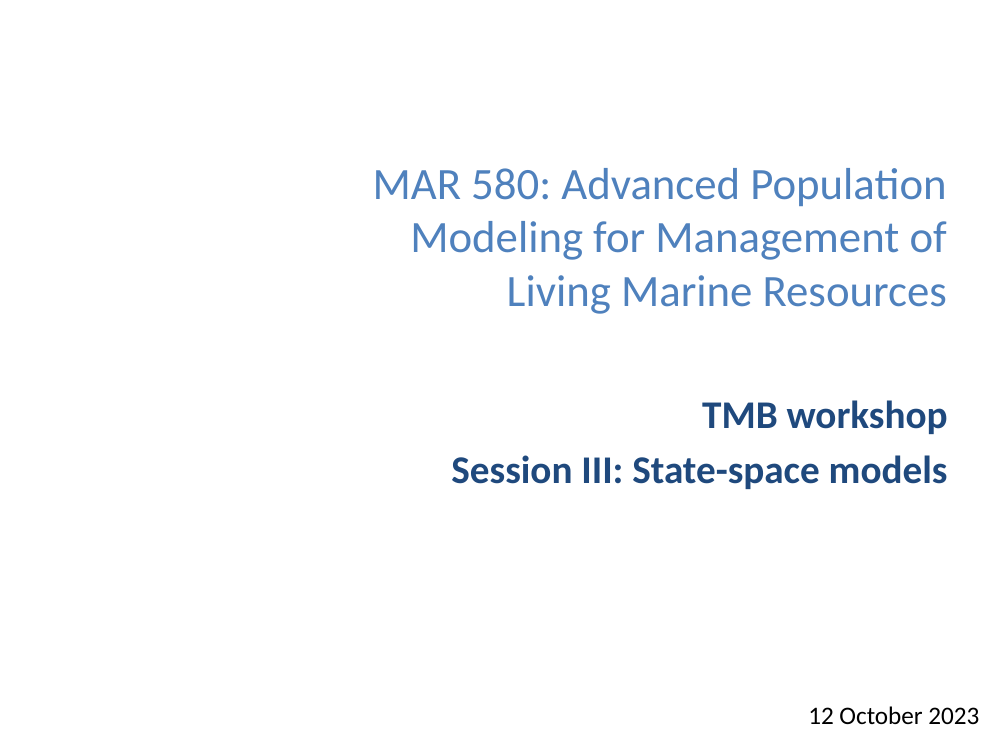
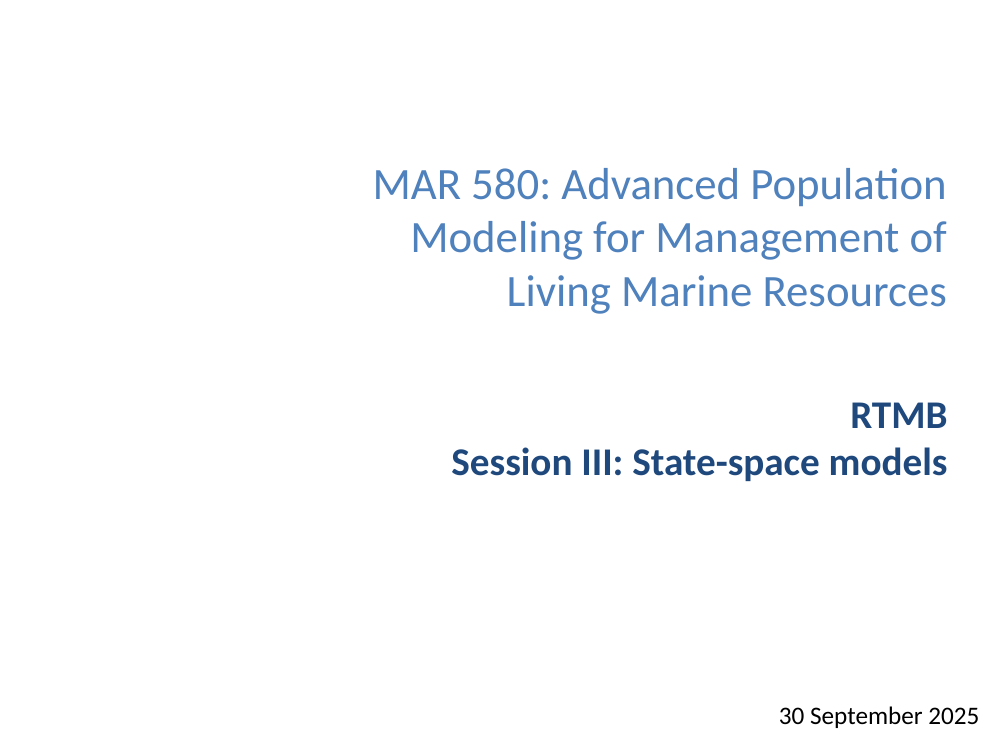
Before and after one commit to gavinfay/mar580-advpopmod-f25, a slide deck: slide 1 of materials/2025-09-30/Lecture_SSM.pptx. Drawn at 1008x756 pixels with LibreOffice and Linux fonts; fonts in the diff are those of the drawing; background and template pictures are left out. Boxes give left, top, right and bottom in pixels: in the first picture for what was removed or moved away, otherwise in the second. Text is boxed around its words. In the diff, an @@ line names an element or a change of style, - is before the commit and + after.

```diff
--- a/materials/2025-09-30/Lecture_SSM.pptx
+++ b/materials/2025-09-30/Lecture_SSM.pptx
@@ text at bbox=[451, 402, 948, 481]: text changed @@
-TMB workshop
-Session III: State-space models
+RTMB
+Session III: State-space models
@@ text at bbox=[779, 706, 979, 728]: text changed @@
-12 October 2023
+30 September 2025
```
Also in this commit, not shown: 2 other slides changed, 1 other file.
